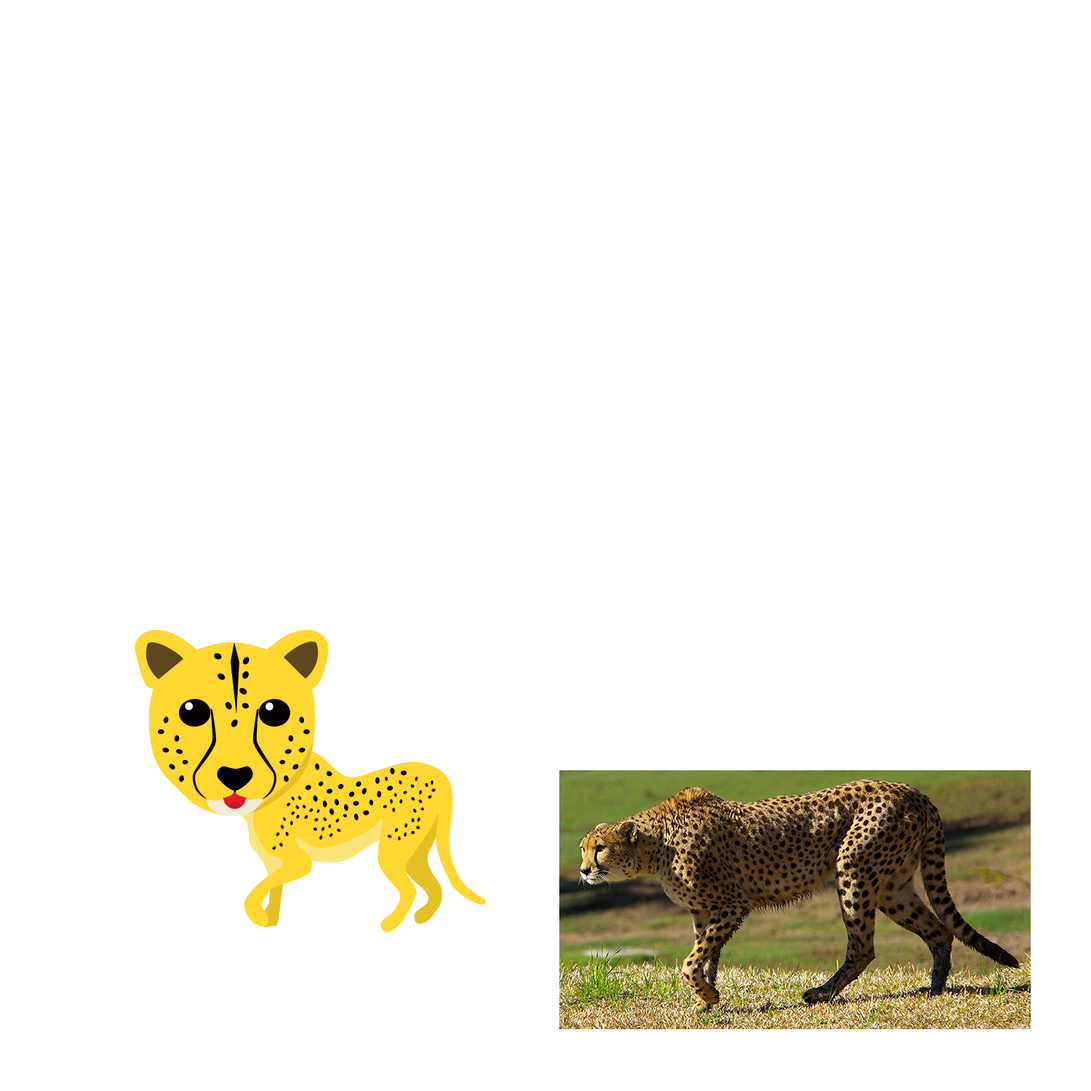
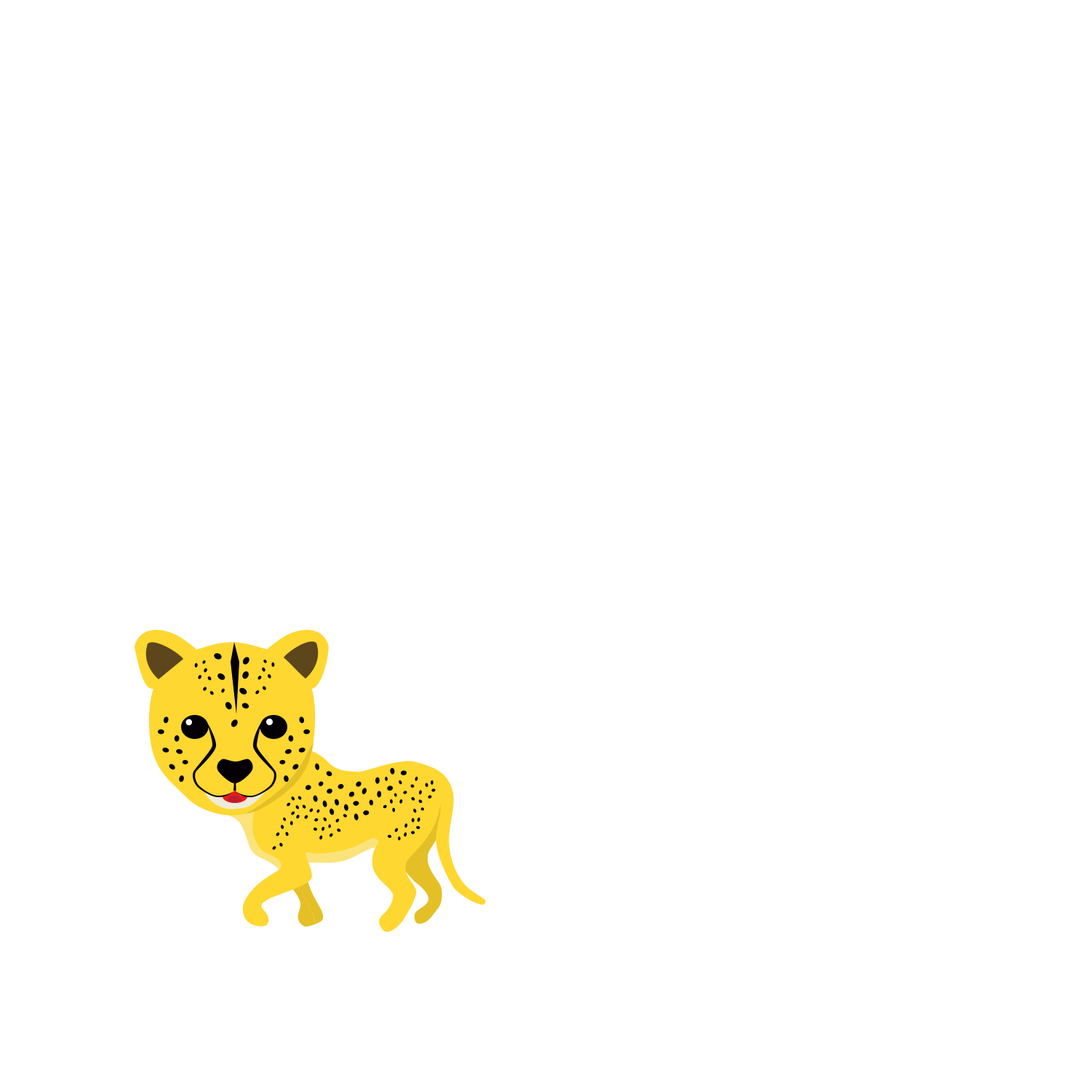
Before/after of a 1091px x 1091px layered artwork. What changed in the layer stack:
added group "Cheetah" with 15 layers above "BodyRef" over bbox(179, 659, 455, 930)
moved "Face" (1st of 2, in "Cheetah") into group "Cheetah" over bbox(179, 659, 329, 818)
moved "Tongue" above "Layer 2", painted on it over bbox(227, 795, 243, 810)
painted on "EyeHighligts" over bbox(184, 702, 274, 727)
moved "EyesAndNose" above "Mouth", painted on it over bbox(179, 659, 291, 800)
painted on "Mouth" over bbox(222, 790, 248, 810)
painted on "Jaw" over bbox(205, 790, 265, 818)
moved "Body" (1st of 2, in "Cheetah") into group "Cheetah" over bbox(221, 748, 455, 930)
painted on "Spots" over bbox(363, 819, 384, 834)
painted on "Body" (2nd of 2, in "Cheetah" › "Body") over bbox(242, 761, 455, 930)
painted on "LowerBody" over bbox(221, 784, 441, 928)
hid "BodyRef" over bbox(559, 770, 1032, 1030)
hid "Background" over bbox(179, 659, 1032, 1030)
